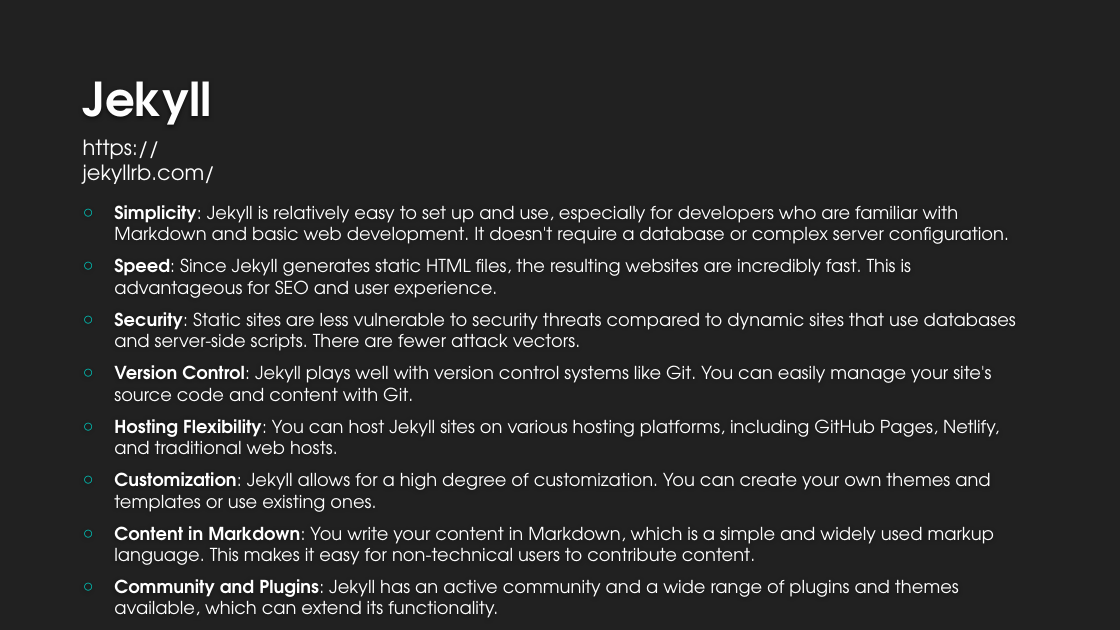
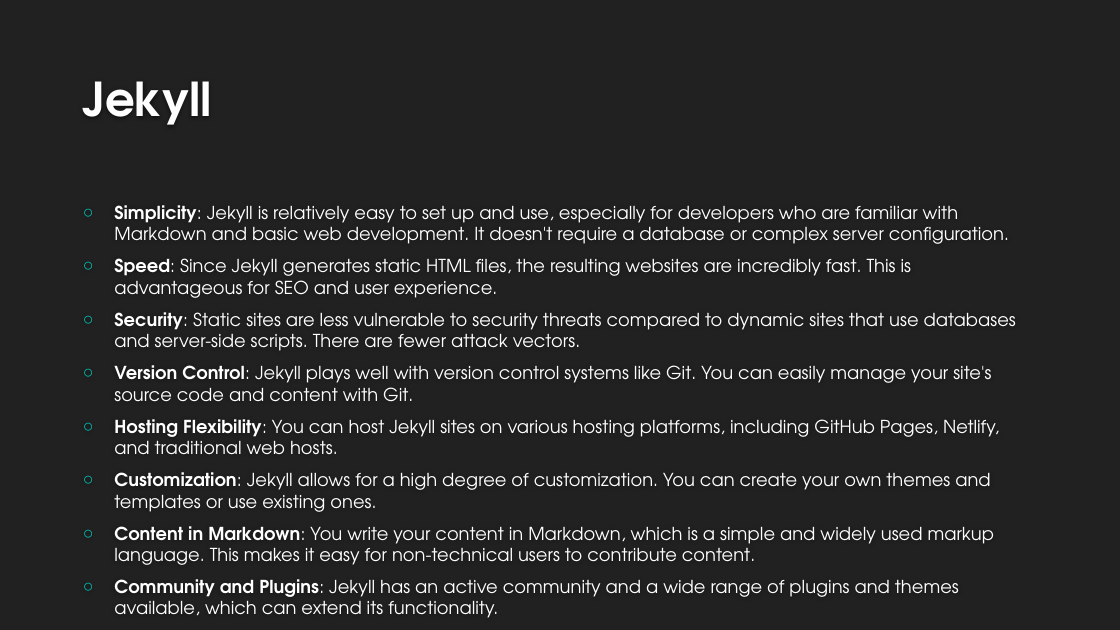
Before and after one commit to smoonlee/public-speaking-slide-decks, a slide deck: slide 9 of Getting_Started_With_Blogging/gettintg-started-with-blogging-slide-deck-v1-0.pptx. Drawn at 1120x630 pixels with LibreOffice and Linux fonts; fonts in the diff are those of the drawing; background and template pictures are left out. Boxes give left, top, right and bottom in pixels: in the first picture for what was removed or moved away, otherwise in the second. Text is boxed around its words. In the diff, an @@ line names an element or a change of style, - is before the commit and + after.

```diff
--- a/Getting_Started_With_Blogging/gettintg-started-with-blogging-slide-deck-v1-0.pptx
+++ b/Getting_Started_With_Blogging/gettintg-started-with-blogging-slide-deck-v1-0.pptx
@@ text removed at [83, 139, 215, 184] @@
-https://jekyllrb.com/
```
Also in this commit, not shown: 5 other slides changed, 2 other files.
